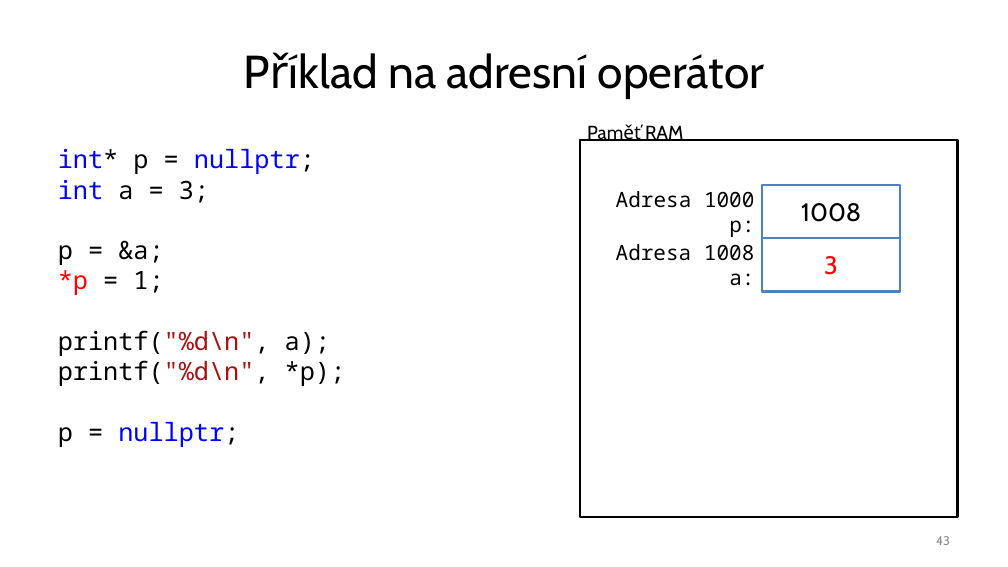
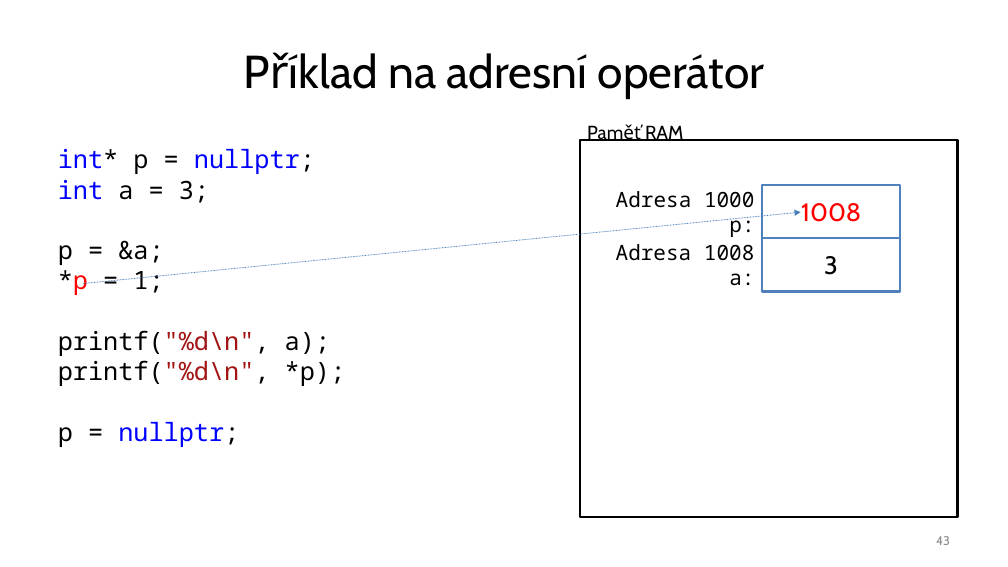
Before and after one commit to ekral/FAI, a slide deck: slide 43 of OPCPP/presentations/02_prezentace_OPR_ukazatele.pptx. Drawn at 1008x567 pixels with LibreOffice and Linux fonts; fonts in the diff are those of the drawing. Boxes give left, top, right and bottom in pixels: in the first picture for what was removed or moved away, otherwise in the second. Text is boxed around its words. In the diff, an @@ line names an element or a change of style, - is before the commit and + after.

```diff
--- a/OPCPP/presentations/02_prezentace_OPR_ukazatele.pptx
+++ b/OPCPP/presentations/02_prezentace_OPR_ukazatele.pptx
@@ rectangle "1008" at bbox=[762, 185, 901, 239]: text colour #000000 to #FF0000 @@
@@ arrow added from (83, 284) to (801, 212), #4B7EBC 0.75 pt dashed @@
@@ rectangle "3" at bbox=[762, 238, 901, 292]: text colour #FF0000 to #000000 @@
@@ text at bbox=[58, 270, 163, 295]: text colour #FF0000 to #000000 in "*p" @@
```
Also in this commit, not shown: 2 other slides changed, 1 slide added.
